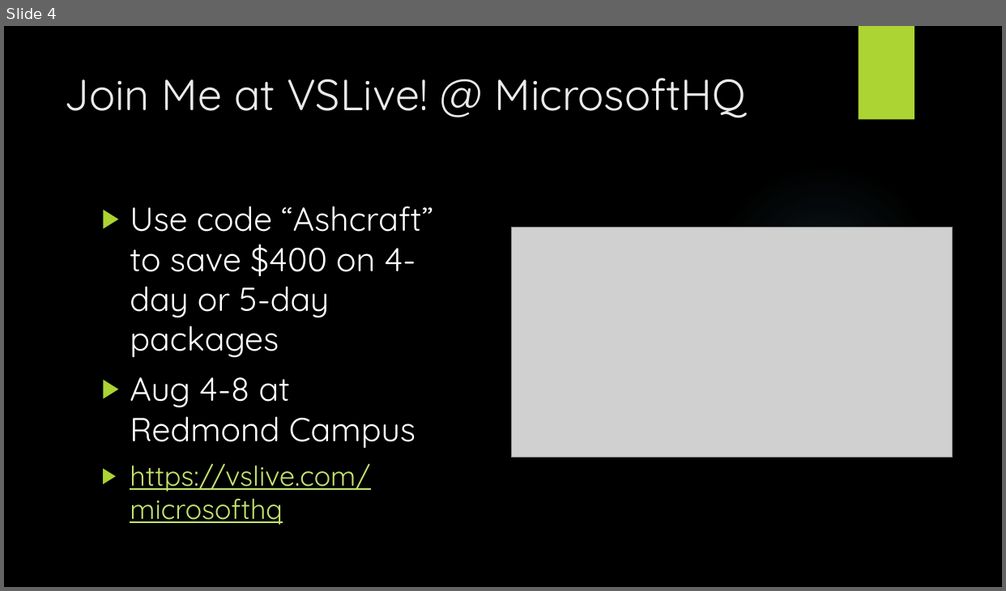
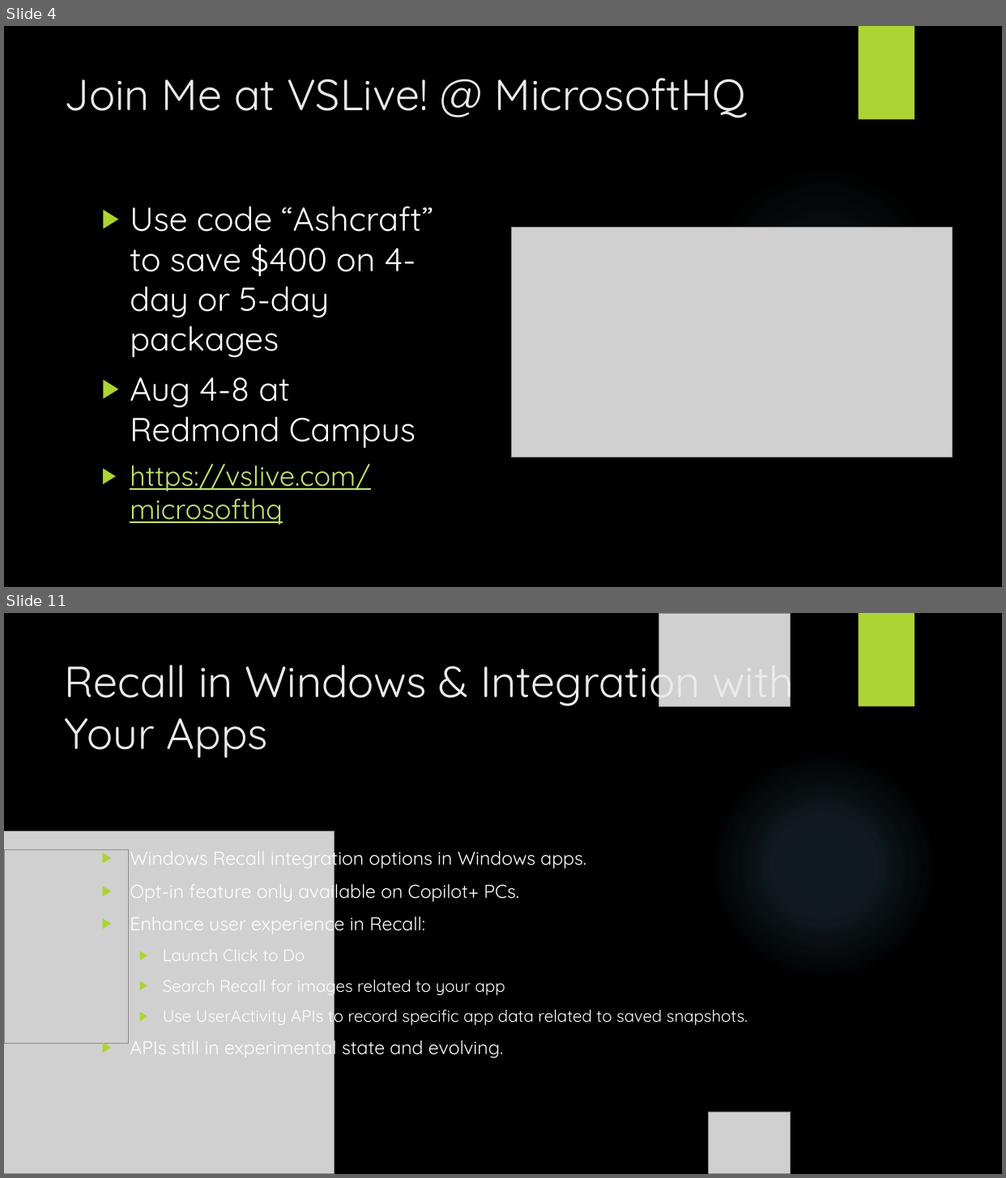
Before and after one commit to alvinashcraft/speaking, a slide deck: 2025/0521_PhillyDotNet/Philly.NET - Intelligent Windows Apps with WCR.pptx. Shown one above the other, each under a label of ours: slide 4 before the commit, slides 4 and 11 after it; the slides between them are not shown. The pictures are 1006x591 and 1006x1178 pixels, drawn with LibreOffice and Linux fonts; fonts in the diff are those of the drawing; grey boxes stand for pictures; background and template pictures are left out. Boxes give left, top, right and bottom in pixels: in the first picture for what was removed or moved away, otherwise in the second. Text is boxed around its words. In the diff, an @@ line names an element or a change of style, - is before the commit and + after.

```diff
--- a/2025/0521_PhillyDotNet/Philly.NET - Intelligent Windows Apps with WCR.pptx
+++ b/2025/0521_PhillyDotNet/Philly.NET - Intelligent Windows Apps with WCR.pptx
@@ slide 11 added at [4, 613, 1002, 1174], background picture (left out); not listed: 1 template element that a slide beside it also shows @@
@@ picture added at [659, 613, 790, 707] @@
@@ rectangle added at [859, 613, 914, 707], fill #ACD433 @@
@@ title added at [65, 653, 794, 758], 42 pt, text #EBEBEB @@
+Recall in Windows & Integration with Your Apps
@@ ellipse added at [709, 750, 939, 981], fill gradient #7AC4F0 @@
@@ picture added at [4, 832, 334, 1174] @@
@@ picture added at [4, 850, 128, 1043] @@
@@ text added at [130, 845, 748, 1059], 18 pt, text #FFFFFF @@
+▶ Windows Recall integration options in Windows apps.
+▶ Opt-in feature only available on Copilot+ PCs.
+▶ Enhance user experience in Recall:
+  ▶ Launch Click to Do
+  ▶ Search Recall for images related to your app
+  ▶ Use UserActivity APIs to record specific app data related to saved snapshots.
+▶ APIs still in experimental state and evolving.
@@ picture added at [709, 1112, 790, 1174] @@
```
Also in this commit, not shown: 4 slides changed, 7 other slides added.
